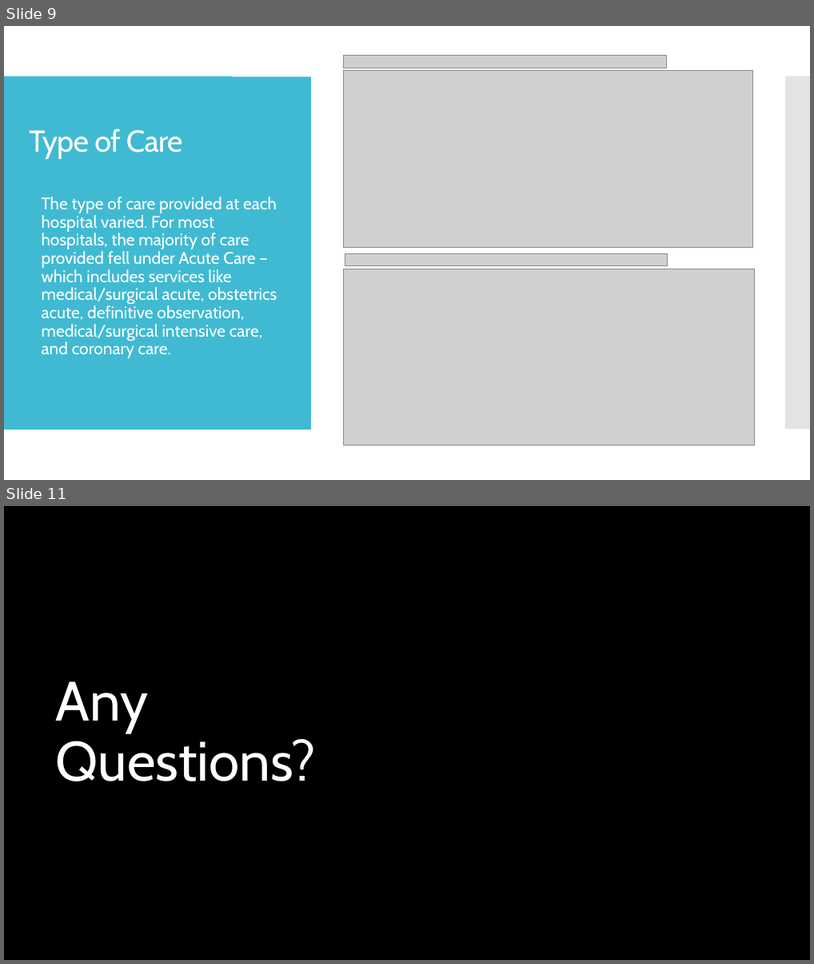
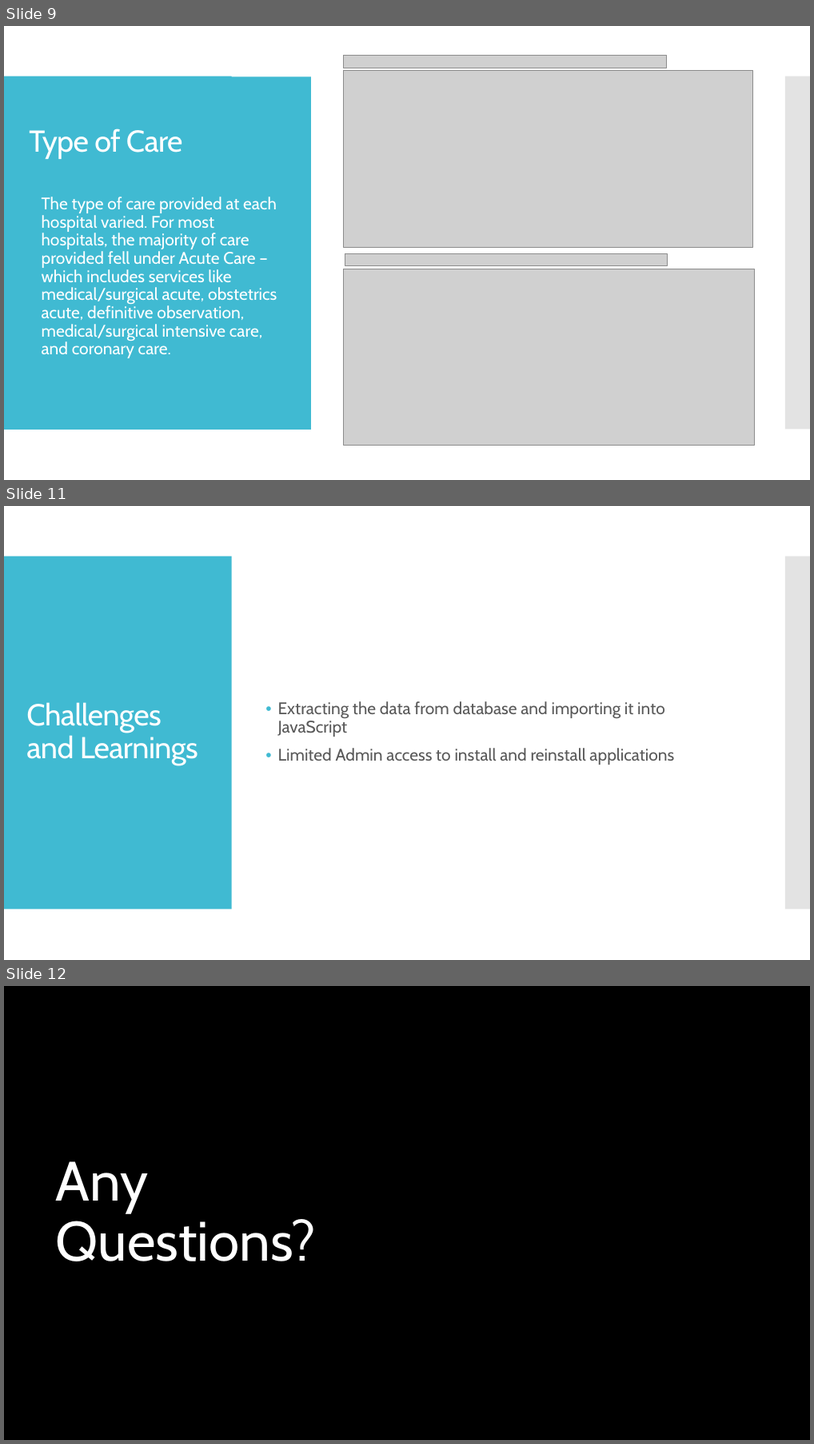
Before and after one commit to manuel-sosa/project3_data_viz, a slide deck: Jenae/Project 3 - California Hospital Performance Comparison.pptx. Shown one above the other, each under a label of ours: slides 9 and 11 before the commit, slides 9, 11 and 12 after it; the slides between them are not shown. The pictures are 814x964 and 814x1444 pixels, drawn with LibreOffice and Linux fonts; fonts in the diff are those of the drawing; grey boxes stand for pictures; background and template pictures are left out. Boxes give left, top, right and bottom in pixels: in the first picture for what was removed or moved away, otherwise in the second. Text is boxed around its words. In the diff, an @@ line names an element or a change of style, - is before the commit and + after.

```diff
--- a/Jenae/Project 3 - California Hospital Performance Comparison.pptx
+++ b/Jenae/Project 3 - California Hospital Performance Comparison.pptx
@@ slide 11 added at bbox=[4, 506, 810, 960], background #FFFFFF; not listed: 2 template elements that a slide beside it also shows @@
@@ title added at bbox=[26, 702, 198, 765], 36 pt, text #FFFFFF @@
+Challenges and Learnings
@@ text added at bbox=[278, 701, 674, 764], 20 pt, text #595959 @@
+• Extracting the data from database and importing it into JavaScript
+• Limited Admin access to install and reinstall applications
@@ what was slide 11 is now slide 12 @@
```
Also in this commit, not shown: 1 slide changed, 1 other slide added, 1 slide removed, 1 other file.
